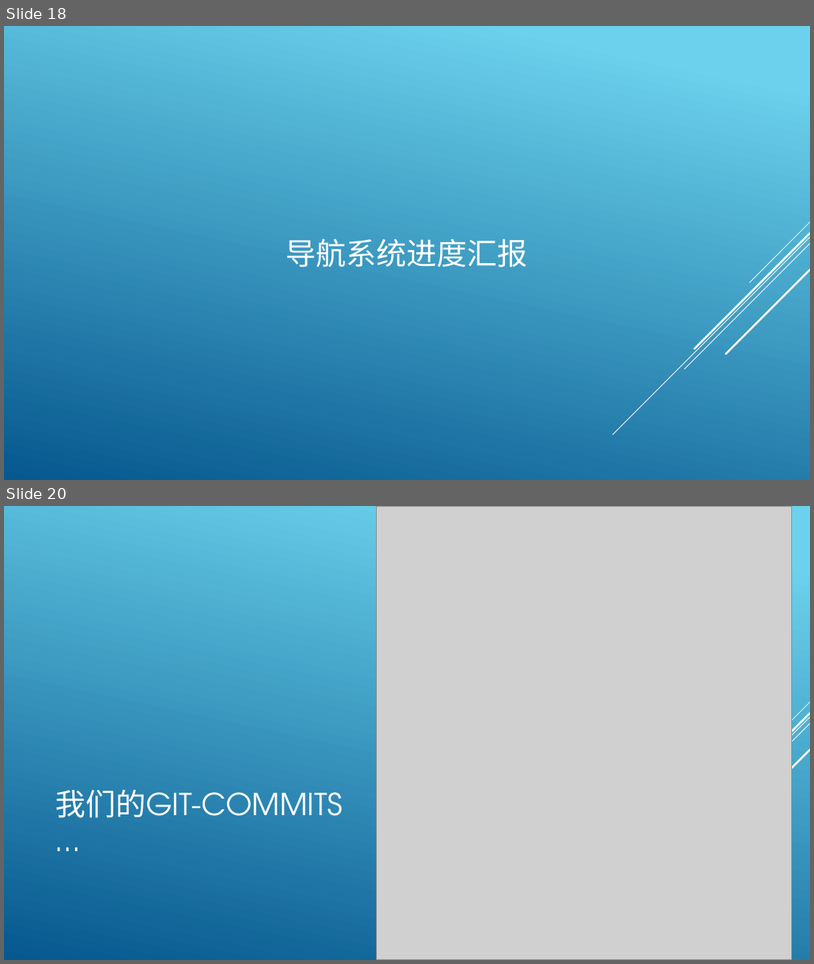
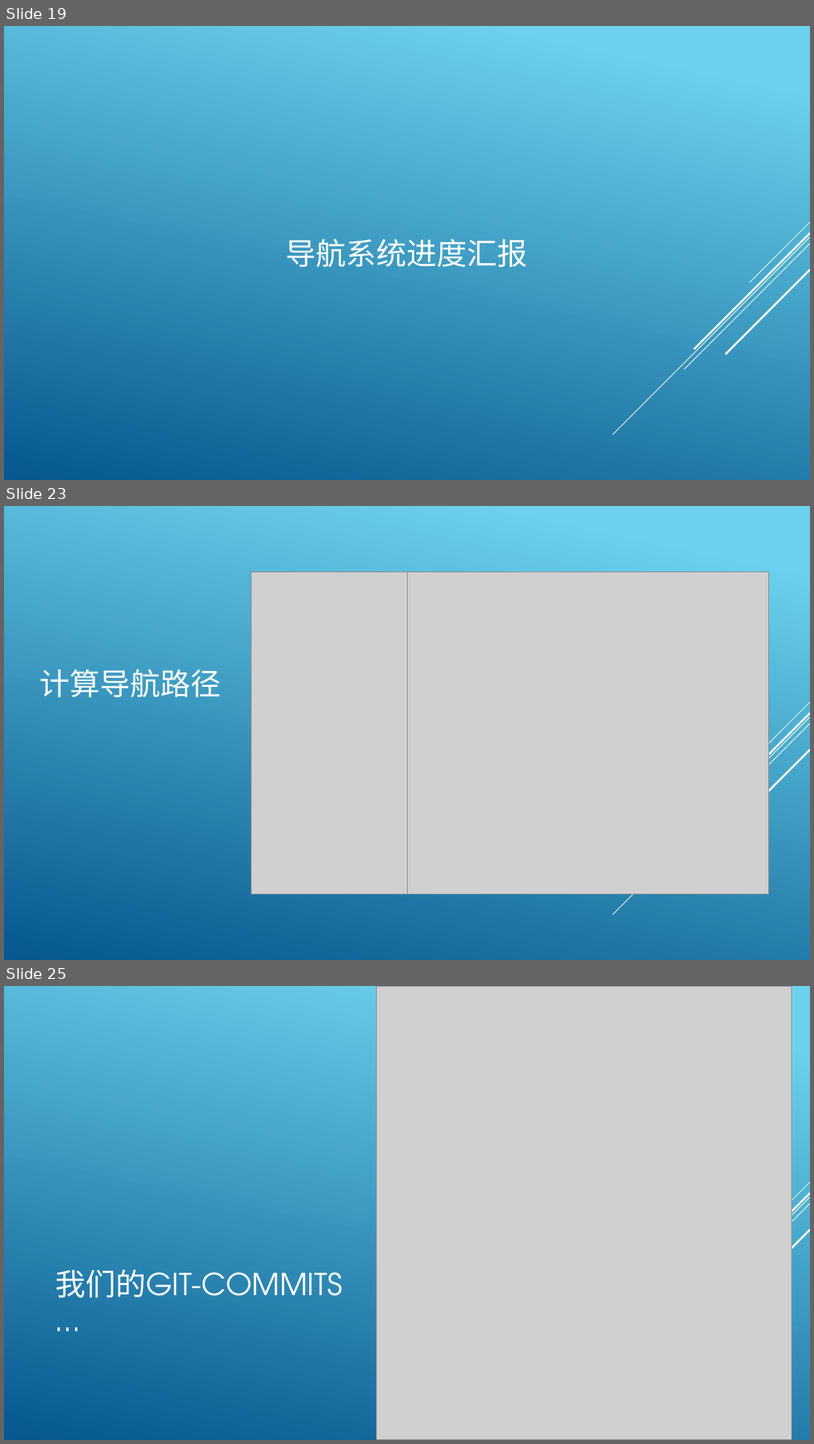
Before and after one commit to archester-250/Course_Auxiliary_System, a slide deck: report/Mid-term check.pptx. Shown one above the other, each under a label of ours: slides 18 and 20 before the commit, slides 19, 23 and 25 after it; the slides between them are not shown. The pictures are 814x964 and 814x1444 pixels, drawn with LibreOffice and Linux fonts; fonts in the diff are those of the drawing; grey boxes stand for pictures. Boxes give left, top, right and bottom in pixels: in the first picture for what was removed or moved away, otherwise in the second. Text is boxed around its words. In the diff, an @@ line names an element or a change of style, - is before the commit and + after.

```diff
--- a/report/Mid-term check.pptx
+++ b/report/Mid-term check.pptx
@@ slide 23 added at box(4, 506, 810, 960), background gradient #6ED2EB to #06588E; not listed: 5 template elements that a slide beside it also shows @@
@@ picture added at box(252, 572, 614, 894) @@
@@ picture added at box(407, 572, 770, 894) @@
@@ title added at box(39, 669, 221, 698), 36 pt, text #FFFFFF @@
+计算导航路径
@@ what was slide 18 is now slide 19 @@
@@ what was slide 20 is now slide 25 @@
```
Also in this commit, not shown: 1 slide changed, 5 other slides added, 1 slide removed, 1 other file.
